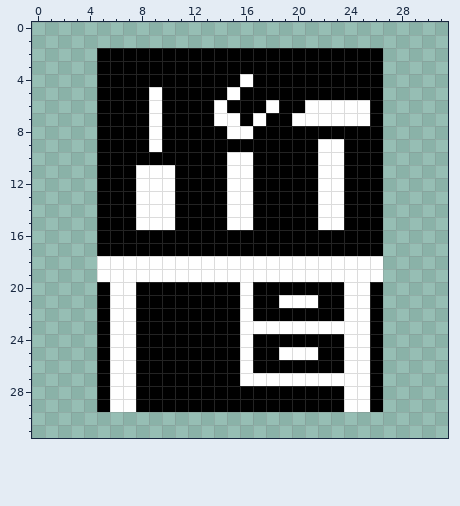
Two states of a pixel-art sprite, icons/Werkzeug1.png. Above is the file before it was changed.
The file is 32x32 pixels.
The same view after the edit:
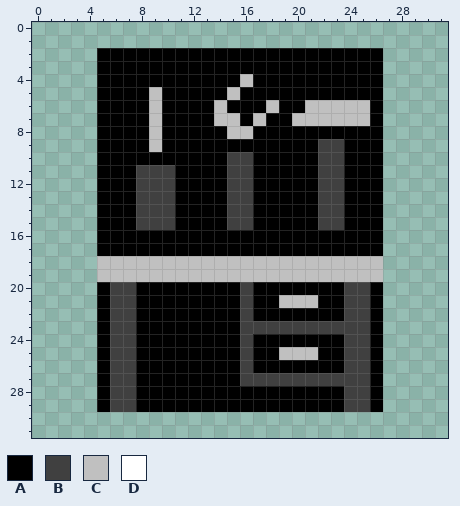
Palette (. is transparent): A #000000  B #404040  C #c0c0c0  D #ffffff
From old to new:
@@ x 0..31 @@
  3 .....AAAAAAAAAAAAAAAAAAAAAA.....
- 4 .....AAAAAAAAAAADAAAAAAAAAA.....
- 5 .....AAAADAAAAADAAAAAAAAAAA.....
- 6 .....AAAADAAAADAAADAADDDDDA.....
- 7 .....AAAADAAAADDADAADDDDDDA.....
- 8 .....AAAADAAAAADDAAAAAAAAAA.....
- 9 .....AAAADAAAAAAAAAAAADDAAA.....
-10 .....AAAAAAAAAADDAAAAADDAAA.....
-11 .....AAADDDAAAADDAAAAADDAAA.....
-12 .....AAADDDAAAADDAAAAADDAAA.....
-13 .....AAADDDAAAADDAAAAADDAAA.....
-14 .....AAADDDAAAADDAAAAADDAAA.....
-15 .....AAADDDAAAADDAAAAADDAAA.....
+ 4 .....AAAAAAAAAAACAAAAAAAAAA.....
+ 5 .....AAAACAAAAACAAAAAAAAAAA.....
+ 6 .....AAAACAAAACAAACAACCCCCA.....
+ 7 .....AAAACAAAACCACAACCCCCCA.....
+ 8 .....AAAACAAAAACCAAAAAAAAAA.....
+ 9 .....AAAACAAAAAAAAAAAABBAAA.....
+10 .....AAAAAAAAAABBAAAAABBAAA.....
+11 .....AAABBBAAAABBAAAAABBAAA.....
+12 .....AAABBBAAAABBAAAAABBAAA.....
+13 .....AAABBBAAAABBAAAAABBAAA.....
+14 .....AAABBBAAAABBAAAAABBAAA.....
+15 .....AAABBBAAAABBAAAAABBAAA.....
 16 .....AAAAAAAAAAAAAAAAAAAAAA.....
 17 .....AAAAAAAAAAAAAAAAAAAAAA.....
-18 .....DDDDDDDDDDDDDDDDDDDDDD.....
-19 .....DDDDDDDDDDDDDDDDDDDDDD.....
-20 .....ADDAAAAAAAADAAAAAAADDA.....
-21 .....ADDAAAAAAAADAADDDAADDA.....
-22 .....ADDAAAAAAAADAAAAAAADDA.....
-23 .....ADDAAAAAAAADDDDDDDDDDA.....
-24 .....ADDAAAAAAAADAAAAAAADDA.....
-25 .....ADDAAAAAAAADAADDDAADDA.....
-26 .....ADDAAAAAAAADAAAAAAADDA.....
-27 .....ADDAAAAAAAADDDDDDDDDDA.....
-28 .....ADDAAAAAAAAAAAAAAAADDA.....
-29 .....ADDAAAAAAAAAAAAAAAADDA.....
+18 .....CCCCCCCCCCCCCCCCCCCCCC.....
+19 .....CCCCCCCCCCCCCCCCCCCCCC.....
+20 .....ABBAAAAAAAABAAAAAAABBA.....
+21 .....ABBAAAAAAAABAACCCAABBA.....
+22 .....ABBAAAAAAAABAAAAAAABBA.....
+23 .....ABBAAAAAAAABBBBBBBBBBA.....
+24 .....ABBAAAAAAAABAAAAAAABBA.....
+25 .....ABBAAAAAAAABAACCCAABBA.....
+26 .....ABBAAAAAAAABAAAAAAABBA.....
+27 .....ABBAAAAAAAABBBBBBBBBBA.....
+28 .....ABBAAAAAAAAAAAAAAAABBA.....
+29 .....ABBAAAAAAAAAAAAAAAABBA.....
 30 ................................
Changed places in both pictures, as pixel boxes (x1, y1, x2, y2):
changed: (97, 74, 383, 412)
